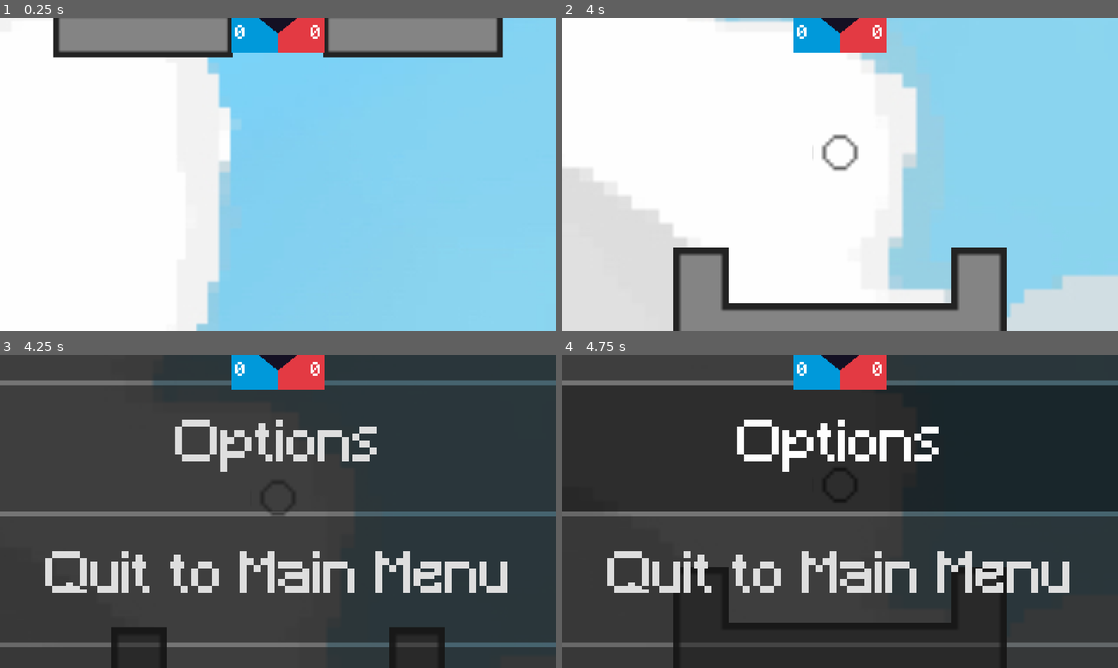
Above: before the commit, frames 1-4 (two rows, left to right).
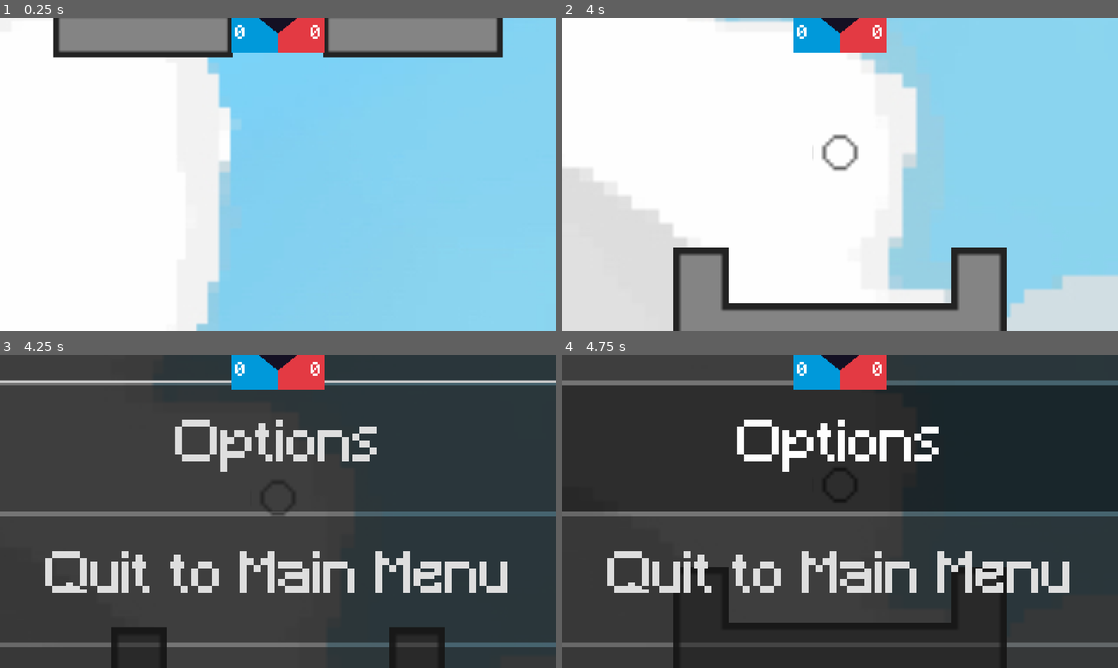
Above: after the commit, the same moments.

Repository: dizmerly/chaoticFootball
Game: Godot game, scene res://scenes/main.tscn
Two runs of this game, one before a commit and one after it. Both use one fixed random seed, a clock stepped at 60 frames per second and the inputs below. This scene is started directly instead of the project's main scene.
Inputs (mouse positions are in pixels of both pictures, inside the frame that each line leads up to):
- Up to frame 1 (0.25 s): no input
- Up to frame 2 (4 s): tap Enter at 0.5 s; move the mouse to (812, 237) at 0.52 s; hold D (right) 0.53-1.25 s; tap F (interact) at 0.6 s; click (812, 237) at 0.67 s; tap Space (jump) at 0.77, 3.77 s; drag from (1006, 221) to (812, 237) at 1.27 s; move the mouse to (673, 127) at 2.02 s; hold Left (left) 2.03-2.75 s; tap K at 2.1 s; drag from (867, 174) to (673, 127) at 2.77 s; move the mouse to (756, 96) at 3.52 s; hold Left (left) from 3.53 s (still down); tap Shift (run) at 3.6 s
- Up to frame 3 (4.25 s): keep holding Left (left); tap Escape (open_settings) at 4.15 s
- Up to frame 4 (4.75 s): release Left (left) at 4.25 s; drag from (962, 495) to (756, 433) at 4.27 s

Frames 1-2 are identical in both runs. In frame 3, 0.7% of the frame differs, in the area x 0-100%, y 8-9%; in frame 4, nothing differs.

Commit message:
setting smenu highlighting when focused, focus for popup menu is automatically retrieved, you can open and close different parts of the menu easily

Diff:
--- a/chaotic-football/project.godot
+++ b/chaotic-football/project.godot
@@ -31,6 +31,20 @@
 
 [input]
 
+ui_accept={
+"deadzone": 0.5,
+"events": [Object(InputEventKey,"resource_local_to_scene":false,"resource_name":"","device":16,"window_id":0,"alt_pressed":false,"shift_pressed":false,"ctrl_pressed":false,"meta_pressed":false,"pressed":false,"keycode":4194309,"physical_keycode":0,"key_label":0,"unicode":0,"location":0,"echo":false,"script":null)
+, Object(InputEventKey,"resource_local_to_scene":false,"resource_name":"","device":16,"window_id":0,"alt_pressed":false,"shift_pressed":false,"ctrl_pressed":false,"meta_pressed":false,"pressed":false,"keycode":4194310,"physical_keycode":0,"key_label":0,"unicode":0,"location":0,"echo":false,"script":null)
+, Object(InputEventKey,"resource_local_to_scene":false,"resource_name":"","device":16,"window_id":0,"alt_pressed":false,"shift_pressed":false,"ctrl_pressed":false,"meta_pressed":false,"pressed":false,"keycode":32,"physical_keycode":0,"key_label":0,"unicode":32,"location":0,"echo":false,"script":null)
+, Object(InputEventJoypadButton,"resource_local_to_scene":false,"resource_name":"","device":-1,"button_index":0,"pressure":0.0,"pressed":true,"script":null)
+]
+}
+ui_cancel={
+"deadzone": 0.5,
+"events": [Object(InputEventKey,"resource_local_to_scene":false,"resource_name":"","device":16,"window_id":0,"alt_pressed":false,"shift_pressed":false,"ctrl_pressed":false,"meta_pressed":false,"pressed":false,"keycode":4194305,"physical_keycode":0,"key_label":0,"unicode":0,"location":0,"echo":false,"script":null)
+, Object(InputEventJoypadButton,"resource_local_to_scene":false,"resource_name":"","device":-1,"button_index":1,"pressure":0.0,"pressed":true,"script":null)
+]
+}
 left={
 "deadzone": 0.2,
 "events": [Object(InputEventKey,"resource_local_to_scene":false,"resource_name":"","device":-1,"window_id":0,"alt_press …(195 unchanged characters)…
@@ -96,26 +110,6 @@
 , Object(InputEventJoypadButton,"resource_local_to_scene":false,"resource_name":"","device":-1,"button_index":6,"pressure":0.0,"pressed":true,"script":null)
 ]
 }
-dpad_up={
-"deadzone": 0.2,
-"events": [Object(InputEventJoypadButton,"resource_local_to_scene":false,"resource_name":"","device":-1,"button_index":11,"pressure":0.0,"pressed":true,"script":null)
-]
-}
-dpad_right={
-"deadzone": 0.2,
-"events": [Object(InputEventJoypadButton,"resource_local_to_scene":false,"resource_name":"","device":-1,"button_index":14,"pressure":0.0,"pressed":true,"script":null)
-]
-}
-dpad_left={
-"deadzone": 0.2,
-"events": [Object(InputEventJoypadButton,"resource_local_to_scene":false,"resource_name":"","device":-1,"button_index":13,"pressure":0.0,"pressed":true,"script":null)
-]
-}
-dpad_down={
-"deadzone": 0.2,
-"events": [Object(InputEventJoypadButton,"resource_local_to_scene":false,"resource_name":"","device":-1,"button_index":12,"pressure":0.0,"pressed":true,"script":null)
-]
-}
 
 [physics]
 
--- a/chaotic-football/scenes/popup_settings_menu.tscn
+++ b/chaotic-football/scenes/popup_settings_menu.tscn
@@ -35,7 +35,8 @@
 [node name="resume_button" type="Button" parent="Panel/VBoxContainer" unique_id=325682374]
 layout_mode = 2
 size_flags_vertical = 3
-theme_override_colors/font_hover_color = Color(0.9529412, 0.3764706, 0.34509805, 1)
+theme_override_colors/font_focus_color = Color(0.9529412, 0.3764706, 0.34509805, 1)
+theme_override_colors/font_hover_color = Color(0.3019608, 0.3019608, 0.3019608, 1)
 theme_override_colors/font_hover_pressed_color = Color(0.9529412, 0.3764706, 0.34509805, 1)
 theme_override_fonts/font = ExtResource("1_33ht1")
 theme_override_font_sizes/font_size = 48
@@ -44,6 +45,7 @@
 [node name="options_button" type="Button" parent="Panel/VBoxContainer" unique_id=786173240]
 layout_mode = 2
 size_flags_vertical = 3
+theme_override_colors/font_focus_color = Color(0.9529412, 0.3764706, 0.34509805, 1)
 theme_override_colors/font_hover_color = Color(0.9529412, 0.3764706, 0.34509805, 1)
 theme_override_colors/font_hover_pressed_color = Color(0.9529412, 0.3764706, 0.34509805, 1)
 theme_override_fonts/font = ExtResource("1_33ht1")
@@ -53,6 +55,7 @@
 [node name="quit_toMenu" type="Button" parent="Panel/VBoxContainer" unique_id=1789573426]
 layout_mode = 2
 size_flags_vertical = 3
+theme_override_colors/font_focus_color = Color(0.9529412, 0.3764706, 0.34509805, 1)
 theme_override_colors/font_hover_color = Color(0.9529412, 0.3764706, 0.34509805, 1)
 theme_override_colors/font_hover_pressed_color = Color(0.9529412, 0.3764706, 0.34509805, 1)
 theme_override_fonts/font = ExtResource("1_33ht1")
@@ -62,6 +65,7 @@
 [node name="quit_toDesktop" type="Button" parent="Panel/VBoxContainer" unique_id=1794362487]
 layout_mode = 2
 size_flags_vertical = 3
+theme_override_colors/font_focus_color = Color(0.9529412, 0.3764706, 0.34509805, 1)
 theme_override_colors/font_hover_color = Color(0.9529412, 0.3764706, 0.34509805, 1)
 theme_override_colors/font_hover_pressed_color = Color(0.9529412, 0.3764706, 0.34509805, 1)
 theme_override_fonts/font = ExtResource("1_33ht1")
--- a/chaotic-football/scripts/popup_settings_menu.gd
+++ b/chaotic-football/scripts/popup_settings_menu.gd
@@ -2,6 +2,8 @@
 
 @onready var settings_menu: Control = $"Settings Menu"
 @onready var popup_panel: Panel = $Panel
+
+@onready var resume_button: Button = $Panel/VBoxContainer/resume_button
 
 
 # Called when the node enters the scene tree for the first time.
@@ -16,11 +18,15 @@
 	if Input.is_action_just_pressed("open_settings"):
 		if popup_panel.visible:
 			popup_panel.hide()
+			get_viewport().gui_release_focus()
+			get_tree().paused = false
 		elif settings_menu.visible:
 			settings_menu.hide()
 			popup_panel.show()
+			resume_button.grab_focus()
 		else:
 			popup_panel.show()
+			resume_button.grab_focus()
 
 #		TODO: add support for moving around the menus with dpad
 
